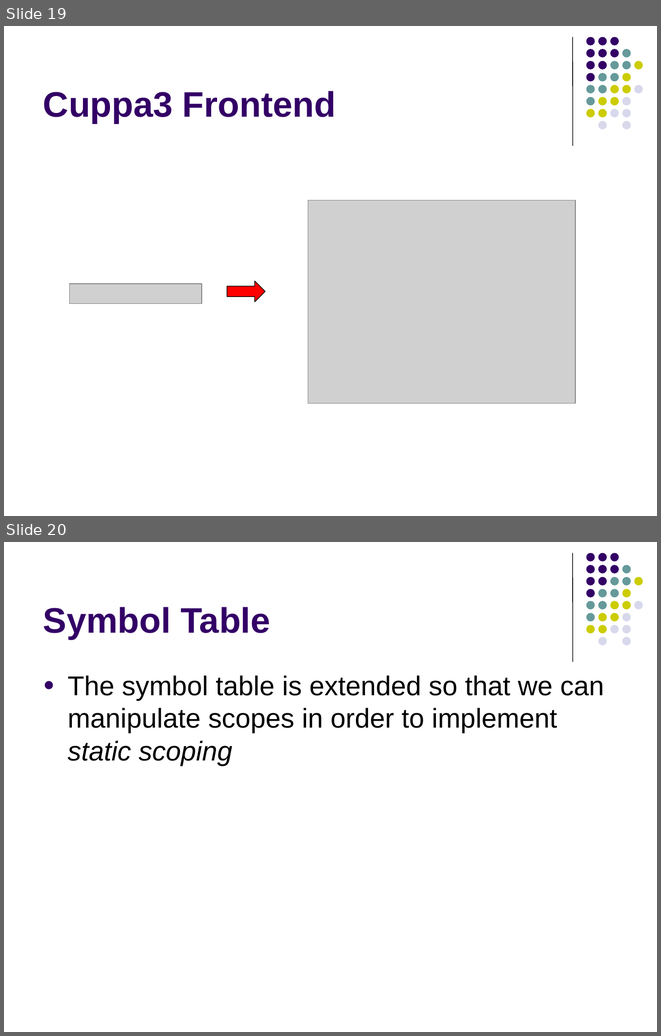
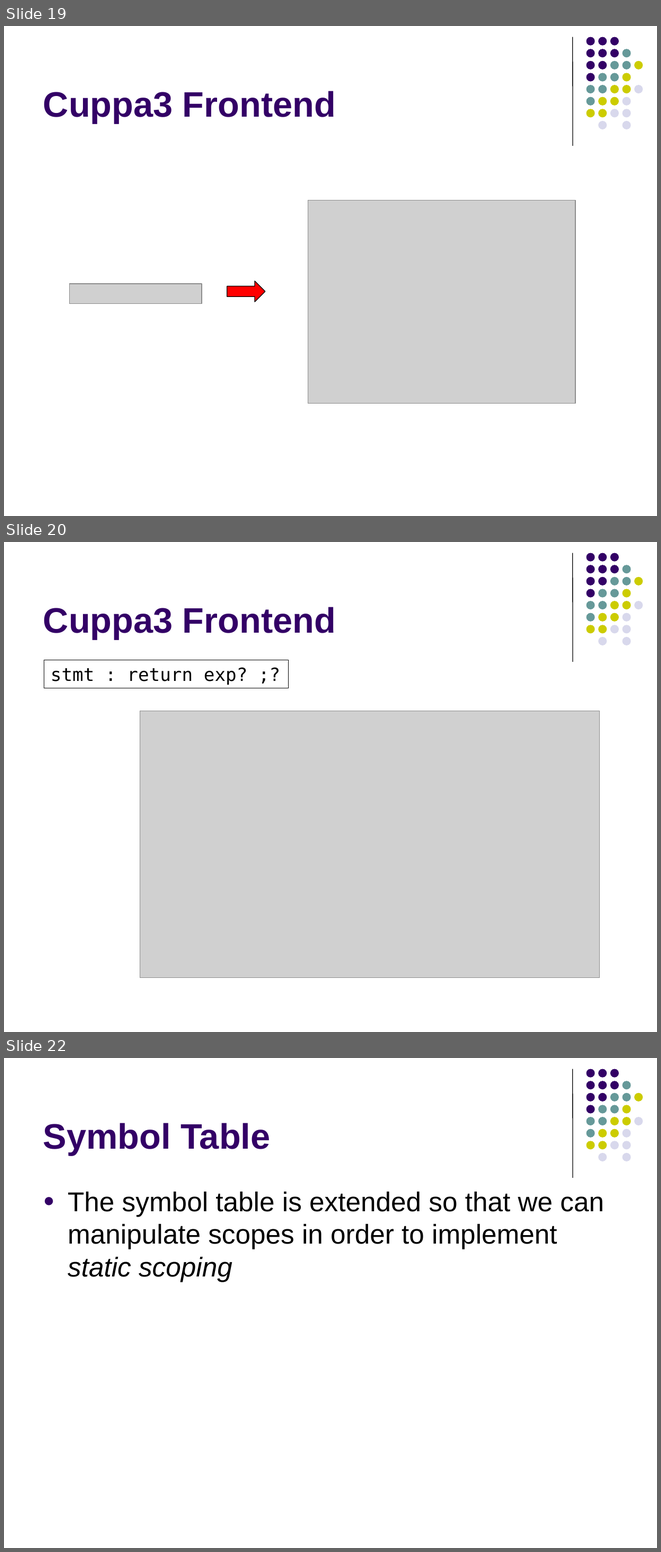
Before and after one commit to lutzhamel/CSC402, a slide deck: notes/csc402-ln013.pptx. Shown one above the other, each under a label of ours: slides 19 and 20 before the commit, slides 19, 20 and 22 after it; the slides between them are not shown. The pictures are 661x1036 and 661x1552 pixels, drawn with LibreOffice and Linux fonts; fonts in the diff are those of the drawing; grey boxes stand for pictures. Boxes give left, top, right and bottom in pixels: in the first picture for what was removed or moved away, otherwise in the second. Text is boxed around its words. In the diff, an @@ line names an element or a change of style, - is before the commit and + after.

```diff
--- a/notes/csc402-ln013.pptx
+++ b/notes/csc402-ln013.pptx
@@ slide 20 added at bbox=[4, 542, 657, 1032], background #FFFFFF; not listed: 32 template elements that a slide beside it also shows @@
@@ title added at bbox=[43, 607, 336, 639], 39 pt, text #330066, bold @@
+Cuppa3 Frontend
@@ rectangle added at bbox=[44, 660, 289, 688], outline #000000 0.75 pt, 20 pt, text #000000 @@
+stmt : return exp? ;?
@@ picture added at bbox=[140, 711, 599, 977] @@
@@ what was slide 20 is now slide 22 @@
```
Also in this commit, not shown: 1 slide changed, 1 other slide added, 1 other file.
